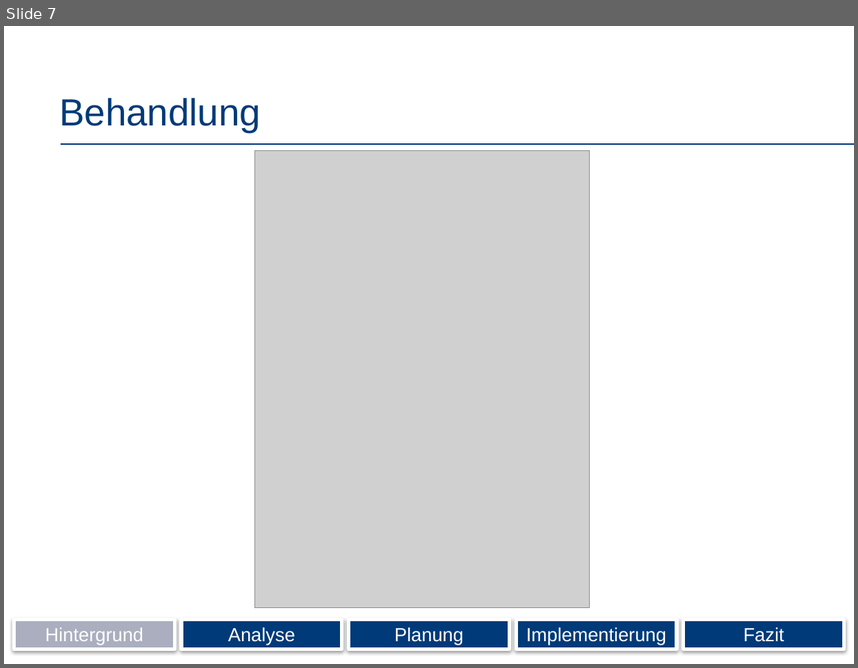
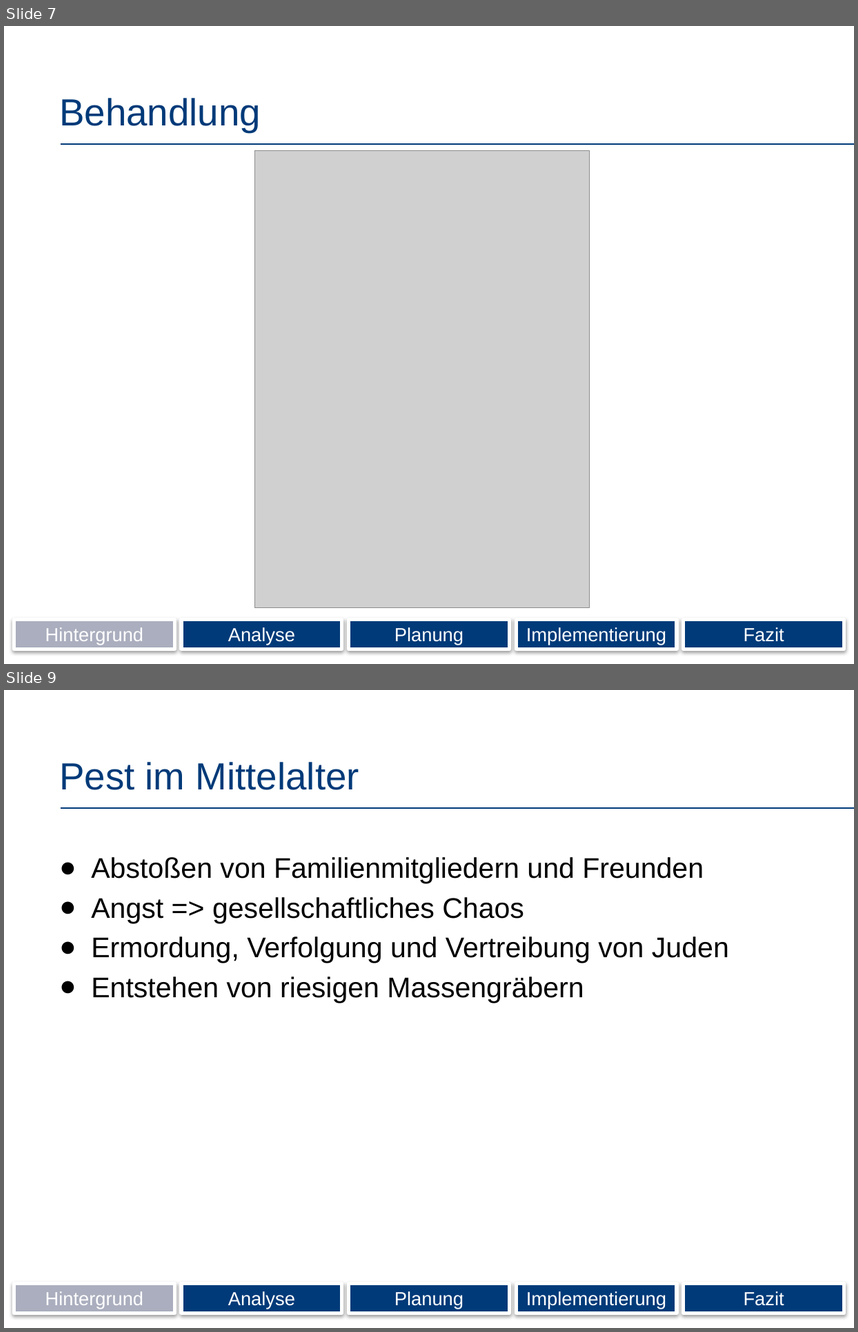
Before and after one commit to Wolle1508/SE-Projekt, a slide deck: Präsentation.pptx. Shown one above the other, each under a label of ours: slide 7 before the commit, slides 7 and 9 after it; the slides between them are not shown. The pictures are 858x668 and 858x1332 pixels, drawn with LibreOffice and Linux fonts; fonts in the diff are those of the drawing; grey boxes stand for pictures; background and template pictures are left out. Boxes give left, top, right and bottom in pixels: in the first picture for what was removed or moved away, otherwise in the second. Text is boxed around its words. In the diff, an @@ line names an element or a change of style, - is before the commit and + after.

```diff
--- a/Präsentation.pptx
+++ b/Präsentation.pptx
@@ slide 9 added at (4,690,854,1328), background #FFFFFF; not listed: 1 template element that a slide beside it also shows @@
@@ title added at (59,762,359,790), 32 pt, text #003A79 @@
+Pest im Mittelalter
@@ text added at (91,857,729,1003), 24 pt, text #000000 @@
+● Abstoßen von Familienmitgliedern und Freunden
+● Angst => gesellschaftliches Chaos
+● Ermordung, Verfolgung und Vertreibung von Juden
+● Entstehen von riesigen Massengräbern
@@ rectangle added at (14,1283,175,1312), fill #AAAEBE, outline #FFFFFF 3 pt, 16 pt, text #FFFFFF @@
+Hintergrund
@@ rectangle added at (181,1283,342,1312), fill #003A79, outline #FFFFFF 3 pt, 16 pt, text #FFFFFF @@
+Analyse
@@ rectangle added at (349,1283,510,1312), fill #003A79, outline #FFFFFF 3 pt, 16 pt, text #FFFFFF @@
+Planung
@@ rectangle added at (516,1283,677,1312), fill #003A79, outline #FFFFFF 3 pt, 16 pt, text #FFFFFF @@
+Implementierung
@@ rectangle added at (683,1283,844,1312), fill #003A79, outline #FFFFFF 3 pt, 16 pt, text #FFFFFF @@
+Fazit
```
Also in this commit, not shown: 4 other slides added, 1 slide removed.
